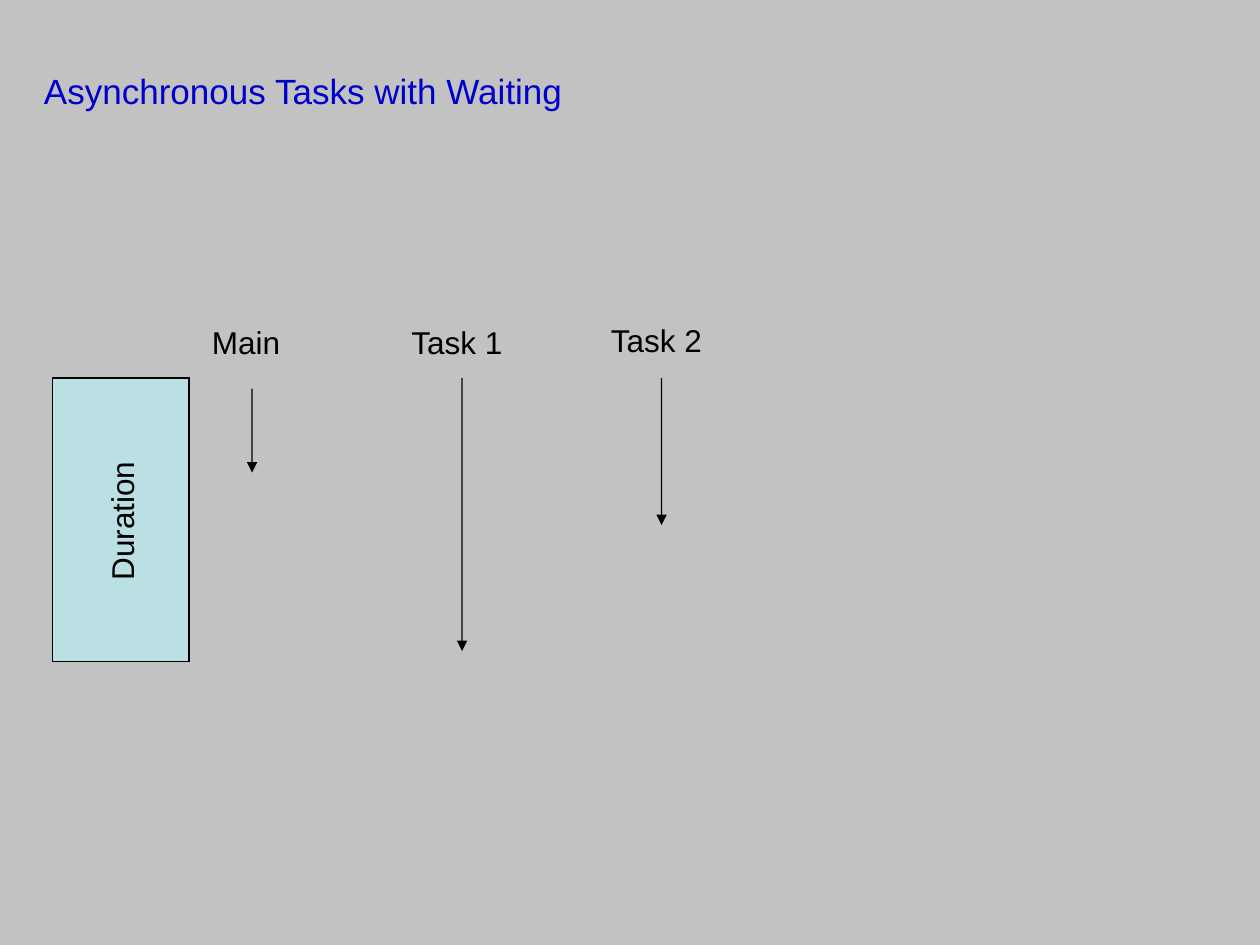
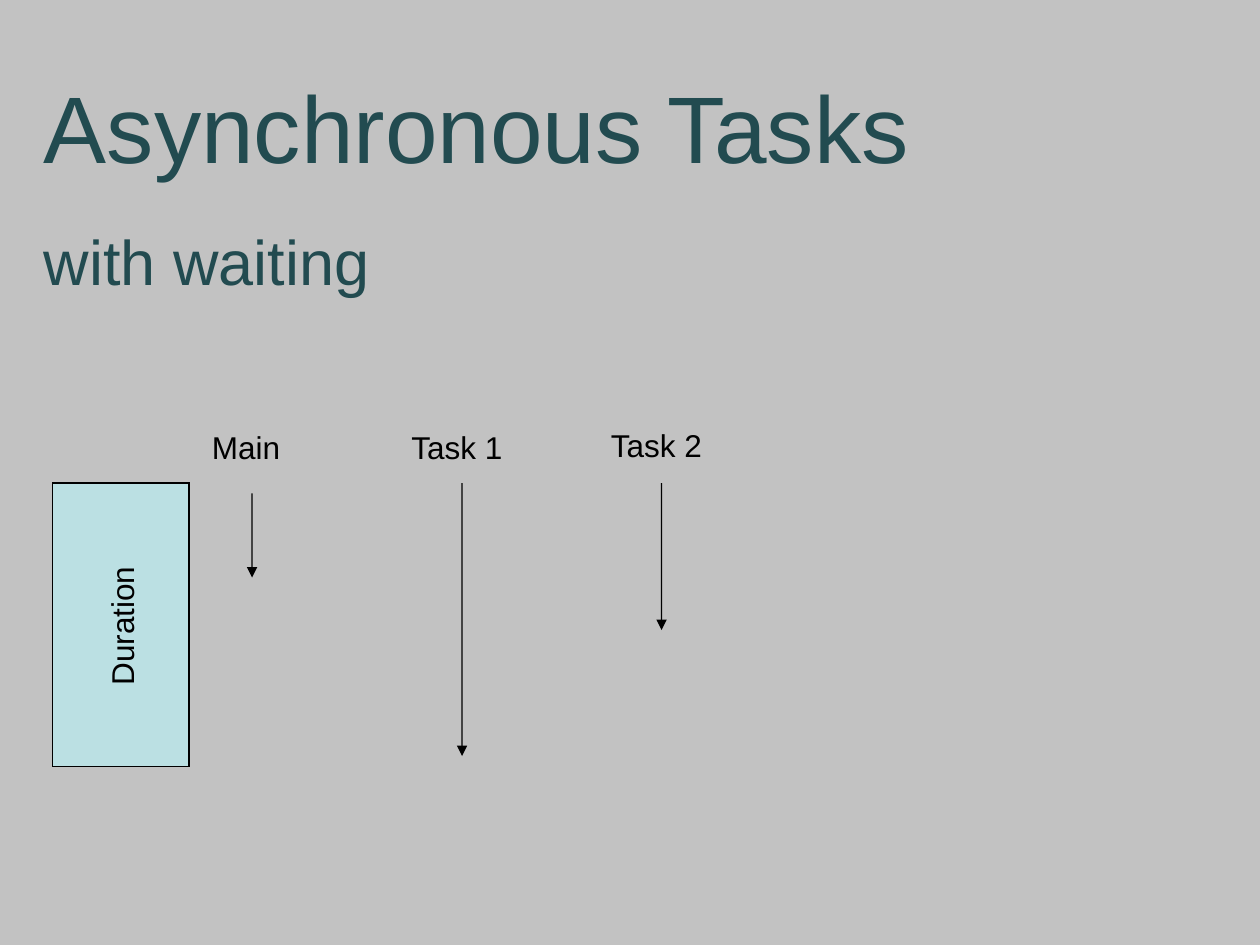
Before and after one commit to cerikpete/asynchdemo, a slide deck: slide 7 of docs/asynch.ppt. Drawn at 1260x945 pixels with LibreOffice and Linux fonts; fonts in the diff are those of the drawing. Boxes give left, top, right and bottom in pixels: in the first picture for what was removed or moved away, otherwise in the second. Text is boxed around its words. In the diff, an @@ line names an element or a change of style, - is before the commit and + after.

```diff
--- a/docs/asynch.ppt
+++ b/docs/asynch.ppt
@@ text at (44, 94, 909, 296): text changed; size 20 to 54 pt; text colour #0000CC to #224B50 @@
-Asynchronous Tasks with Waiting
+Asynchronous Tasks
+with waiting
@@ 4 texts, 3 arrows, 1 rectangle: place and size @@
-4 texts, 3 arrows, 1 rectangle at (53, 329, 702, 662)
+4 texts, 3 arrows, 1 rectangle at (53, 434, 702, 766)
```
Also in this commit, not shown: 2 other slides changed, 2 slides added.
